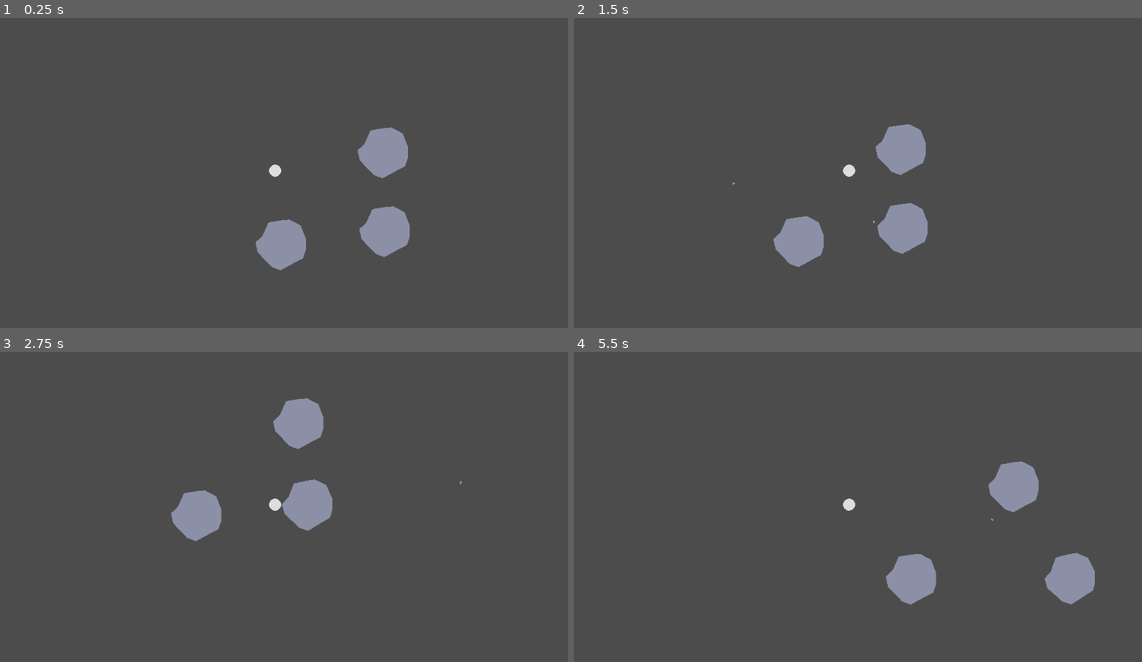
Above: before the commit, frames 1-4 (two rows, left to right).
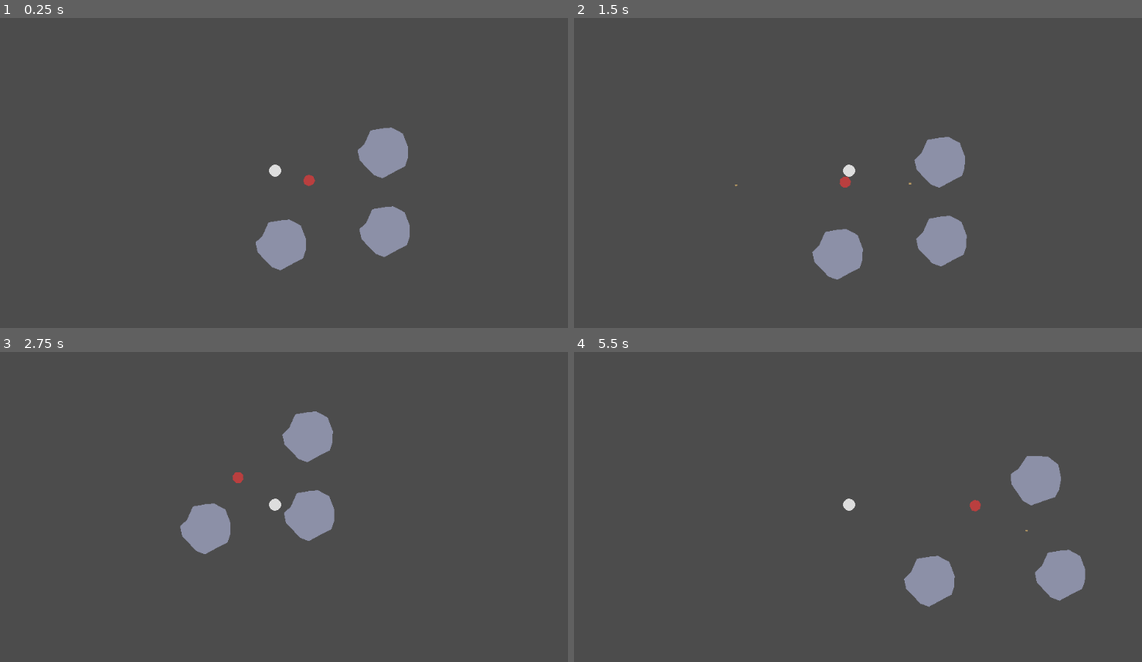
Above: after the commit, the same moments.

Repository: JeanShark-dev/godot-rock-survival
Game: Godot game, scene res://Main.tscn
The game is run twice, just before and just after one commit, with the same random seed, the same clock (stepped at 60 frames per second) and the same inputs.
Inputs (mouse positions are in pixels of both pictures, inside the frame that each line leads up to):
- Up to frame 1 (0.25 s): no input
- Up to frame 2 (1.5 s): move the mouse to (982, 151) at 0.52 s; hold D (gp_right) 0.53-1.28 s; click (982, 151) at 0.6 s; move the mouse to (727, 188) at 1.27 s; hold S (gp_down) from 1.28 s (still down); click (727, 188) at 1.35 s
- Up to frame 3 (2.75 s): move the mouse to (335, 426) at 2.02 s; release S (gp_down) at 2.03 s; hold D (gp_right) from 2.03 s (still down); click (335, 426) at 2.1 s
- Up to frame 4 (5.5 s): move the mouse to (818, 578) at 2.77 s; release D (gp_right) at 2.78 s; hold W (gp_up) 2.78-3.53 s; click (818, 578) at 2.85 s; move the mouse to (1034, 559) at 3.52 s; hold A (gp_left) 3.53-5.03 s; click (1034, 559) at 3.6 s; move the mouse to (664, 451) at 4.27 s; click (664, 451) at 4.35 s; move the mouse to (880, 503) at 5.02 s; hold S (gp_down) from 5.03 s (still down); click (880, 503) at 5.1 s

The runs differ from the first frame. In frame 1, less than 0.1% of the frame differs, in the area x 53-56%, y 50-55%; in frame 2, 6.1%, in the area x 27-70%, y 34-85%; in frame 3, 2.5%; in frame 4, 2.9%.

Commit message:
added basic enemy
- added enemy þat moves towards þe player when þon is in range
- made enemy give up and die if player is out of range long enough
- fixed player collision
- started work on taking and dealing damage

Diff:
--- a/9mm.gd
+++ b/9mm.gd
@@ -9,13 +9,13 @@
 	rotation = direction.angle() + 0.5 * PI
 	apply_impulse(position*speed, direction*speed)
 
-func _on_9mm_body_entered(body):
-	get_node("Deaþtimer").start()
-	get_node("9mmTrail").emitting = false
-
 func _on_Deatimer_timeout():
 	queue_free()
 
 
 func _on_BarrelTimer_timeout():
 	get_node("9mmHitbox").disabled = false
+
+func _on_9mm_body_shape_entered(body_id, body, body_shape, local_shape):
+	get_node("Deaþtimer").start()
+	get_node("9mmTrail").emitting = false
--- a/9mm.tscn
+++ b/9mm.tscn
@@ -32,8 +32,8 @@
 height = 4.39354
 
 [node name="9mm" type="RigidBody2D"]
-collision_layer = 3
-collision_mask = 3
+collision_layer = 5
+collision_mask = 2147483649
 contacts_reported = 5
 contact_monitor = true
 angular_damp = 0.1
@@ -67,5 +67,6 @@
 one_shot = true
 autostart = true
 [connection signal="body_entered" from="." to="." method="_on_9mm_body_entered"]
+[connection signal="body_shape_entered" from="." to="." method="_on_9mm_body_shape_entered"]
 [connection signal="timeout" from="Deaþtimer" to="." method="_on_Deatimer_timeout"]
 [connection signal="timeout" from="BarrelTimer" to="." method="_on_BarrelTimer_timeout"]
--- a/ContextObstacle.tscn
+++ b/ContextObstacle.tscn
@@ -8,10 +8,8 @@
 radius = 45.0111
 
 [node name="ContextObstacle" type="RigidBody2D"]
-collision_layer = 3
-collision_mask = 3
 mass = 3836.06
-physics_material_override = SubResource( 1 )
+physics_material_override = SubResource( 3 )
 continuous_cd = 2
 
 [node name="ObstacleHitbox" type="CollisionShape2D" parent="."]
--- a/Main.tscn
+++ b/Main.tscn
@@ -1,7 +1,8 @@
-[gd_scene load_steps=6 format=2]
+[gd_scene load_steps=7 format=2]
 
 [ext_resource path="res://PlayerContainer.tscn" type="PackedScene" id=1]
 [ext_resource path="res://ContextObstacle.tscn" type="PackedScene" id=2]
+[ext_resource path="res://swarm.tscn" type="PackedScene" id=3]
 
 [sub_resource type="PhysicsMaterial" id=1]
 resource_local_to_scene = true
@@ -34,3 +35,6 @@
 physics_material_override = SubResource( 3 )
 
 [node name="EnemyContainer" type="Node2D" parent="."]
+
+[node name="EnemyRBody" parent="EnemyContainer" instance=ExtResource( 3 )]
+position = Vector2( 147, 42 )
--- a/PlayerContainer.gd
+++ b/PlayerContainer.gd
@@ -3,5 +3,5 @@
 var handPosition = Vector2()
 
 func _process(_delta):
-	handPosition = get_node("PlayerKBody").position
+	handPosition = get_node("PlayerRBody").position
 	get_node("ProjectileContainer/Gun9mm").set_position(handPosition)
--- a/PlayerContainer.tscn
+++ b/PlayerContainer.tscn
@@ -16,9 +16,8 @@
 script = ExtResource( 2 )
 Bullet = ExtResource( 3 )
 
-[node name="PlayerKBody" type="RigidBody2D" parent="."]
-collision_layer = 2
-collision_mask = 2
+[node name="PlayerRBody" type="RigidBody2D" parent="."]
+collision_layer = 3
 mass = 500.0
 contacts_reported = 10
 contact_monitor = true
@@ -26,12 +25,12 @@
 script = ExtResource( 1 )
 baseMoveSpeed = 200.0
 
-[node name="PlayerHitboundary" type="CollisionShape2D" parent="PlayerKBody"]
+[node name="PlayerHitboundary" type="CollisionShape2D" parent="PlayerRBody"]
 shape = SubResource( 1 )
 
-[node name="PlayerSpriteTemp" type="Polygon2D" parent="PlayerKBody"]
+[node name="PlayerSpriteTemp" type="Polygon2D" parent="PlayerRBody"]
 color = Color( 0.870588, 0.870588, 0.870588, 1 )
 polygon = PoolVector2Array( 0.0741024, 9.94511, 2.46203, 9.57053, 4.84996, 8.49362, 6.91013, 7.04214, 8.5489, 5.16926,  …(368 unchanged characters)…
 
-[node name="PlayerView" type="Camera2D" parent="PlayerKBody"]
+[node name="PlayerView" type="Camera2D" parent="PlayerRBody"]
 current = true
--- /dev/null
+++ b/swarm.gd
@@ -0,0 +1,47 @@
+extends RigidBody2D
+
+var speed = 500
+var hp = 10
+var incomingDamage = 0
+var target = Vector2()
+var seesPlayer = false
+var targetObject
+
+func _physics_process(delta):
+	if position.distance_to(target) > 5:
+		apply_central_impulse(position.direction_to(target)*speed)
+
+func _process(_delta):
+	if !seesPlayer && $GiveUpTimer.wait_time == 20:
+		$GiveUpTimer.wait_time = 19
+		$GiveUpTimer.start()
+		print("a")
+	if seesPlayer:
+		target = targetObject.position
+
+func takeDamage():
+	pass
+
+func die():
+	$EnemySpriteTemp.hide()
+	$"DeaþEffect".emitting = true
+	$"DeaþTimer".start()
+
+func _on_EnemyVision_body_shape_entered(body_id, body, body_shape, area_shape):
+	targetObject = body
+	target = body.position
+	seesPlayer = true
+	$GiveUpTimer.stop()
+	$GiveUpTimer.wait_time = 20
+
+func _on_EnemyVision_body_shape_exited(body_id, body, body_shape, area_shape):
+	target = position
+	seesPlayer = false
+
+
+func _on_GiveUpTimer_timeout():
+	die()
+
+
+func _on_DeaTimer_timeout():
+	queue_free()
--- /dev/null
+++ b/swarm.tscn
@@ -0,0 +1,90 @@
+[gd_scene load_steps=9 format=2]
+
+[ext_resource path="res://swarm.gd" type="Script" id=1]
+
+[sub_resource type="CircleShape2D" id=1]
+
+[sub_resource type="CircleShape2D" id=2]
+radius = 185.132
+
+[sub_resource type="Gradient" id=3]
+resource_local_to_scene = true
+offsets = PoolRealArray( 0.00740741, 0.437037, 0.822222 )
+colors = PoolColorArray( 0.809082, 0.192789, 0.192789, 1, 0.965332, 0.939194, 0.671207, 1, 0.781738, 0.538528, 0.198488, 1 )
+
+[sub_resource type="GradientTexture" id=4]
+gradient = SubResource( 3 )
+
+[sub_resource type="Curve" id=5]
+_data = [ Vector2( 0, 1 ), 0.0, 0.0, 0, 0, Vector2( 0.968354, 0.0556818 ), -3.60801, 0.0, 0, 0 ]
+
+[sub_resource type="CurveTexture" id=6]
+curve = SubResource( 5 )
+
+[sub_resource type="ParticlesMaterial" id=7]
+lifetime_randomness = 1.0
+trail_divisor = 2
+emission_shape = 1
+emission_sphere_radius = 5.41
+flag_disable_z = true
+direction = Vector3( 0, 0, 0 )
+spread = 180.0
+gravity = Vector3( 0, 0, 0 )
+initial_velocity = 60.0
+initial_velocity_random = 1.0
+angular_velocity = 720.0
+angular_velocity_random = 1.0
+orbit_velocity = 0.1
+orbit_velocity_random = 0.84
+linear_accel = -15.0
+scale = 10.0
+scale_random = 1.0
+scale_curve = SubResource( 6 )
+color_ramp = SubResource( 4 )
+
+[node name="EnemyRBody" type="RigidBody2D"]
+collision_mask = 5
+mass = 200.0
+continuous_cd = 2
+linear_damp = 2.0
+angular_damp = 2.0
+script = ExtResource( 1 )
+
+[node name="EnemyHitbox" type="CollisionShape2D" parent="."]
+shape = SubResource( 1 )
+
+[node name="EnemySpriteTemp" type="Polygon2D" parent="."]
+color = Color( 0.733333, 0.25098, 0.25098, 1 )
+polygon = PoolVector2Array( -0.314987, 9.65302, 7.24454, 6.66071, 9.92188, 0.518597, 7.24454, -6.56846, 0.157486, -9.40328, -5.66965, -7.35591, -9.6069, -0.268856, -7.40204, 6.18824 )
+
+[node name="ForwardIndicator" type="Polygon2D" parent="EnemySpriteTemp"]
+visible = false
+polygon = PoolVector2Array( -1.77969, 0.146584, 0.280479, -16.5221, 2.15336, -0.415279, 0.280479, 2.76862 )
+
+[node name="EnemyVision" type="Area2D" parent="."]
+collision_layer = 0
+collision_mask = 2
+
+[node name="EnemyVisionField" type="CollisionShape2D" parent="EnemyVision"]
+shape = SubResource( 2 )
+
+[node name="DeaþEffect" type="Particles2D" parent="."]
+emitting = false
+amount = 500
+one_shot = true
+speed_scale = 3.75
+explosiveness = 1.0
+randomness = 1.0
+local_coords = false
+process_material = SubResource( 7 )
+
+[node name="GiveUpTimer" type="Timer" parent="."]
+wait_time = 20.0
+one_shot = true
+
+[node name="DeaþTimer" type="Timer" parent="."]
+one_shot = true
+[connection signal="body_shape_entered" from="EnemyVision" to="." method="_on_EnemyVision_body_shape_entered"]
+[connection signal="body_shape_exited" from="EnemyVision" to="." method="_on_EnemyVision_body_shape_exited"]
+[connection signal="timeout" from="GiveUpTimer" to="." method="_on_GiveUpTimer_timeout"]
+[connection signal="timeout" from="DeaþTimer" to="." method="_on_DeaTimer_timeout"]
Not shown: 1 places in ContextObstacle.tscn that only renumber resources
